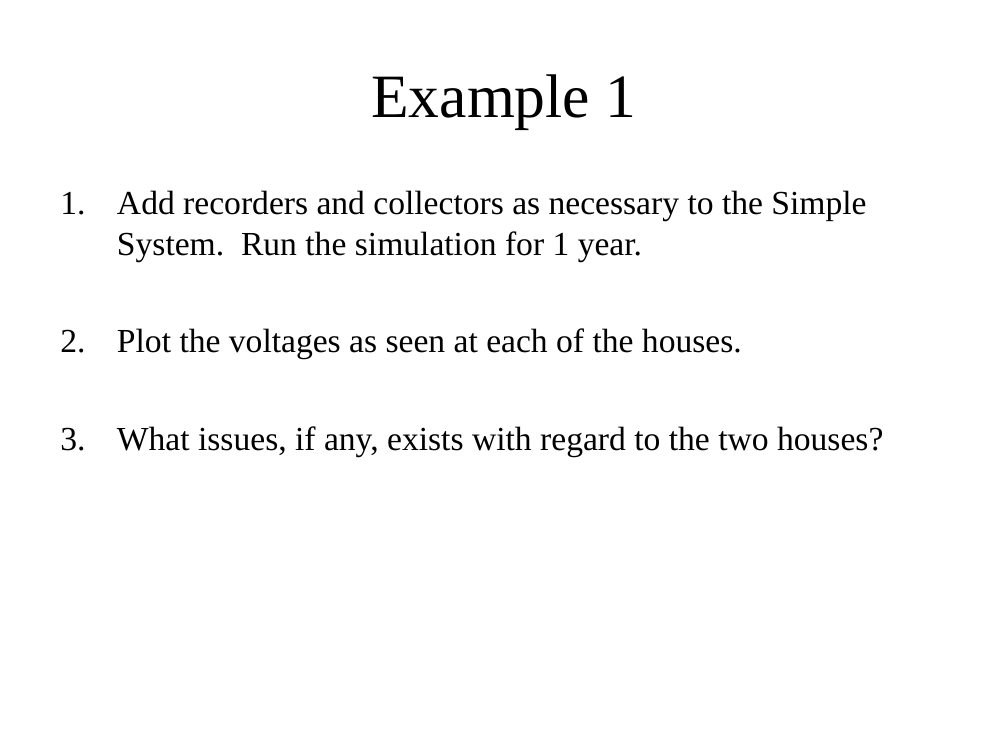
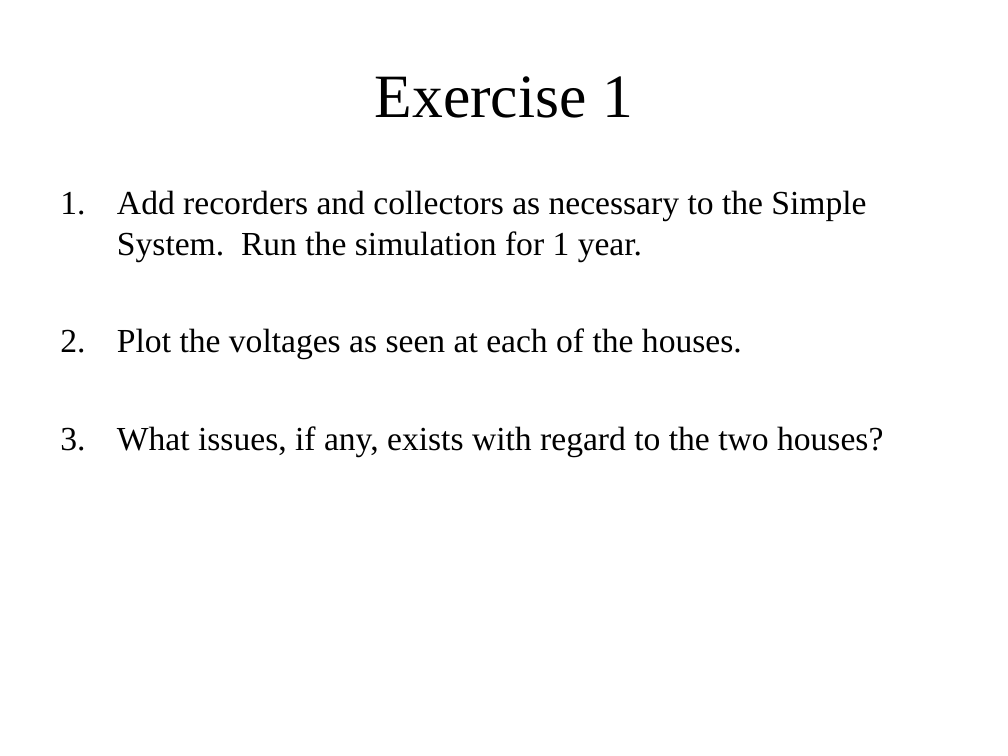
Before and after one commit to gridlab-d/course, a slide deck: slide 12 of Distribution_Analysis_Course/1.0 - Anual_Analysis.ppt. Drawn at 1008x756 pixels with LibreOffice and Linux fonts; fonts in the diff are those of the drawing. Boxes give left, top, right and bottom in pixels: in the first picture for what was removed or moved away, otherwise in the second. Text is boxed around its words. In the diff, an @@ line names an element or a change of style, - is before the commit and + after.

```diff
--- a/Distribution_Analysis_Course/1.0 - Anual_Analysis.ppt
+++ b/Distribution_Analysis_Course/1.0 - Anual_Analysis.ppt
@@ title at (375, 76, 633, 118): text changed @@
-Example 1
+Exercise 1
```
Also in this commit, not shown: 1 other slide changed, 1 other file.
